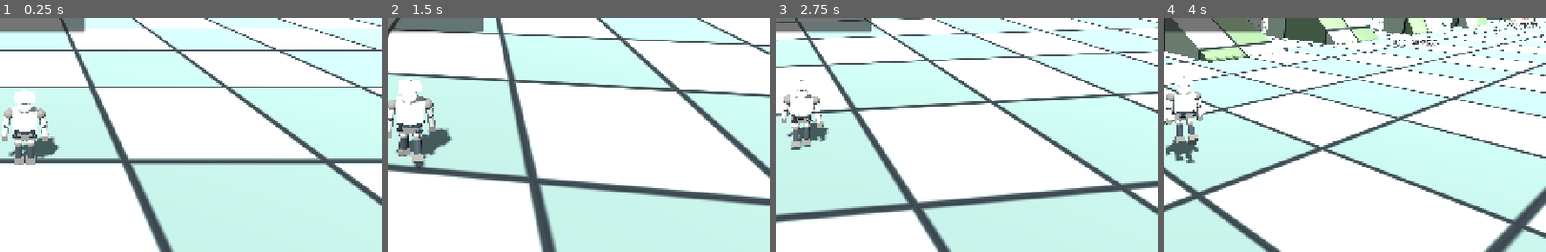
Above: before the commit, frames 1-4 (left to right).
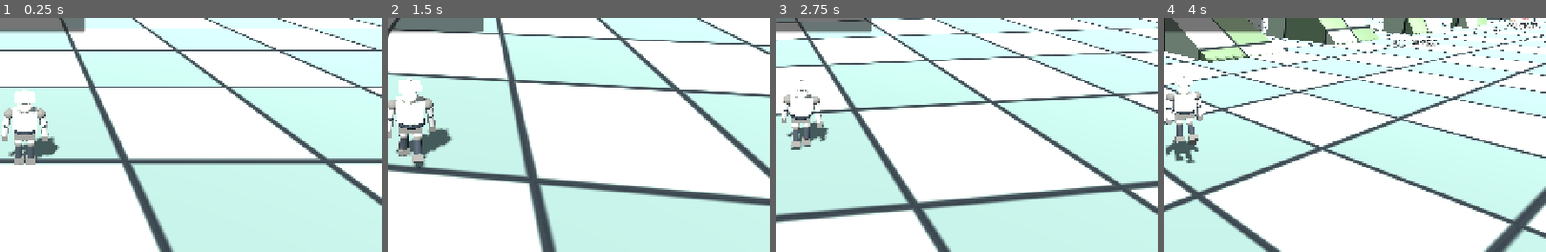
Above: after the commit, the same moments.

Repository: zzunlsj/cherpg
Game: Godot game, scene res://scenes/MotionLab.tscn
Two runs of this game, one before a commit and one after it. Both use one fixed random seed, a clock stepped at 60 frames per second and the inputs below.
Inputs (mouse positions are % of the whole screen's width and height, from its top left):
- Up to frame 1 (0.25 s): no input
- Up to frame 2 (1.5 s): tap Enter at 0.5 s; move the mouse to (55, 50) at 0.52 s; hold F 0.53-1.28 s; hold W from 0.53 s (still down); click (55, 50) at 0.67 s; tap Space at 0.77 s; move the mouse to (45, 50) at 1.27 s; tap O at 1.35 s
- Up to frame 3 (2.75 s): keep holding W; tap Space at 1.52 s; move the mouse to (52, 48) at 2.02 s; tap 1 at 2.1 s
- Up to frame 4 (4 s): keep holding W; move the mouse to (49, 52) at 2.77 s; tap 2 at 2.85 s; click (49, 52) at 2.92 s; tap Space at 3.02, 3.77 s; move the mouse to (57, 51) at 3.52 s; tap 3 at 3.6 s
The pictures show only the part of the screen within x 47-97%, y 31-81%; the shares and areas given below are measured in that part.

The runs differ from the first frame. In frame 1, 0.1% of the frame differs, in the area x 3-12%, y 47-60%; in frame 2, 0.2%, in the area x 2-13%, y 42-59%; in frame 3, 0.1%; in frame 4, 0.1%.

Commit message:
fix(animation): replace deforming ring/leg scale tweens with rigid-ring crossfade and fixed-length sliding anchor pieces

Diff:
--- a/godot/tests/motion_rotation_lab/scripts/direction_device.gd
+++ b/godot/tests/motion_rotation_lab/scripts/direction_device.gd
@@ -26,6 +26,9 @@
 var components: Array[Dictionary] = []
 var contact_cache: Array[Dictionary] = []
 var opening_ring: MeshInstance3D
+var stowed_ring: MeshInstance3D
+var rigid_open_material: StandardMaterial3D
+var rigid_closed_material: StandardMaterial3D
 var heading_pivot: Node3D
 var preview_root: Node3D
 var tile_outline_root: Node3D
@@ -41,18 +44,28 @@
 	silver = _mat(Color("738188"),0.48)
 	accent = _mat(Color("2b9aab"),0.25)
 	_make_torus("PermanentWaistBelt",0.206,0.023,dark)
-	opening_ring = _make_torus("ExpandingRing",OPEN_RADIUS,0.024,dark)
+	# The two rings are rigid, constant-radius objects. Crossfade assembly
+	# states instead of distorting a torus with animated scale.
+	rigid_closed_material = _mat(Color("38434a"),0.62)
+	rigid_open_material = _mat(Color("38434a"),0.62)
+	rigid_closed_material.transparency = BaseMaterial3D.TRANSPARENCY_ALPHA
+	rigid_open_material.transparency = BaseMaterial3D.TRANSPARENCY_ALPHA
+	stowed_ring = _make_torus("CollapsedRigidWaistRing",CLOSED_RADIUS,0.024,rigid_closed_material)
+	opening_ring = _make_torus("DeployedRigidWaistRing",OPEN_RADIUS,0.024,rigid_open_material)
 	_make_box(self,"FrontBuckle",Vector3(0,WAIST_Y,-0.207),Vector3(0.085,0.055,0.039),silver)
 	for i in range(4):
 		var angle: float = deg_to_rad(ANCHOR_ANGLES[i])
 		var rail := _make_box(self,"ACTUATOR_%d"%(i+1),Vector3.ZERO,Vector3(.455,.046,.046),silver)
 		var joint := _make_cylinder("JOINT_%d"%(i+1),0.040,0.06,dark)
-		var upper := _make_cylinder("ANCHOR_UPPER_%d"%(i+1),0.025,1.0,silver)
-		var lower := _make_cylinder("ANCHOR_LOWER_%d"%(i+1),0.018,1.0,silver)
+		# Rigid telescoping pieces: extension is measured by their overlap
+		# and translation, NEVER by lengthwise scaling.
+		var upper := _make_cylinder("ANCHOR_UPPER_%d"%(i+1),0.025,0.316,silver)
+		var lower := _make_cylinder("ANCHOR_LOWER_%d"%(i+1),0.018,0.31,silver)
+		var tip := _make_cylinder("ANCHOR_SLIDING_TIP_%d"%(i+1),0.014,0.28,silver)
 		var collar := _make_cylinder("ANCHOR_COLLAR_%d"%(i+1),0.035,0.069,dark)
 		var shoe := _make_cylinder("ANCHOR_FOOT_%d"%(i+1),FOOT_RADIUS,FOOT_THICKNESS,dark)
 		components.append({"angle":angle,"rail":rail,"joint":joint,"upper":upper,
-			"lower":lower,"collar":collar,"shoe":shoe})
+			"lower":lower,"tip":tip,"collar":collar,"shoe":shoe})
 	heading_pivot = Node3D.new()
 	heading_pivot.name = "ChessHeadingMarker_NoBodyYaw"
 	add_child(heading_pivot)
@@ -322,45 +335,67 @@
 			"normal":normal,"stroke":length,"correction":highest_correction})
 	return {"ok":true,"reason":"ALL FOUR FEET SUPPORTED","contacts":contacts}
 
-func _apply_pose(ring_frac: float,anchor_frac: float) -> void:
+func _apply_pose(ring_frac: float, anchor_frac: float) -> void:
 	if opening_ring == null:
 		return
-	var r := lerpf(CLOSED_RADIUS,OPEN_RADIUS,ring_frac)
-	opening_ring.scale = Vector3(r/OPEN_RADIUS,r/OPEN_RADIUS,r/OPEN_RADIUS)
+	# NO runtime scale anywhere: ring sizes and rod lengths are immutable.
+	# Small waist ring fades out as the larger rigid assembly fades in.
+	var closed_alpha: float = 1.0-smoothstep(0.13,0.72,ring_frac)
+	var open_alpha: float = smoothstep(0.30,0.96,ring_frac)
+	var closed_color: Color = rigid_closed_material.albedo_color
+	closed_color.a = closed_alpha
+	rigid_closed_material.albedo_color = closed_color
+	var open_color: Color = rigid_open_material.albedo_color
+	open_color.a = open_alpha
+	rigid_open_material.albedo_color = open_color
+	stowed_ring.visible = closed_alpha > 0.01
+	opening_ring.visible = open_alpha > 0.01
+	heading_pivot.visible = ring_frac > 0.35
 	heading_pivot.rotation.y = heading_visual
-	heading_pivot.scale = Vector3.ONE * (r/OPEN_RADIUS)
 	for i in range(4):
 		var row: Dictionary = components[i]
 		var a: float = row["angle"]
 		var dx: float = cos(a)
 		var dz: float = -sin(a)
-		var rail_length := lerpf(0.045,0.455,ring_frac)
-		var distance := lerpf(0.225,OPEN_RADIUS,ring_frac)
-		var radial_center := lerpf(.213,.45,ring_frac)
+		var distance: float = lerpf(0.225,OPEN_RADIUS,ring_frac)
+		var radial_center: float = lerpf(.213,.45,ring_frac)
 		var rail: MeshInstance3D = row["rail"]
+		# Every box's original mesh dimensions are held constant.
 		rail.position = Vector3(radial_center*dx,WAIST_Y,radial_center*dz)
 		rail.rotation.y = a
-		rail.scale = Vector3(rail_length/.455,1,1)
+		rail.visible = ring_frac > .10
 		var hinge: MeshInstance3D = row["joint"]
 		hinge.position = Vector3(distance*dx,WAIST_Y,distance*dz)
+		hinge.visible = ring_frac > .10
 		var upper: MeshInstance3D = row["upper"]
 		var lower: MeshInstance3D = row["lower"]
+		var tip: MeshInstance3D = row["tip"]
 		var collar: MeshInstance3D = row["collar"]
 		var shoe: MeshInstance3D = row["shoe"]
-		var ground_center_y := 0.055
+		var ground_center_y: float = 0.055
 		var ground_normal := Vector3.UP
 		if contact_cache.size() == 4:
 			ground_center_y = float(contact_cache[i]["center_y"])
 			ground_normal = contact_cache[i]["normal"]
-		var top_end := WAIST_Y-0.012
-		upper.position = Vector3(distance*dx,lerpf(WAIST_Y-.02,(top_end+COLLAR_Y)*.5,anchor_frac),distance*dz)
-		upper.scale = Vector3(1,lerpf(.045,top_end-COLLAR_Y,anchor_frac),1)
-		collar.position = Vector3(distance*dx,lerpf(WAIST_Y-.055,COLLAR_Y,anchor_frac),distance*dz)
-		collar.scale = Vector3(1,lerpf(.35,1,anchor_frac),1)
-		var bottom_top := ground_center_y+FOOT_THICKNESS*.5
-		var bar_end := lerpf(WAIST_Y-.07,bottom_top,anchor_frac)
-		lower.position = Vector3(distance*dx,lerpf(WAIST_Y-.07,(COLLAR_Y+bottom_top)*.5,anchor_frac),distance*dz)
-		lower.scale = Vector3(1,lerpf(.045,maxf(.01,COLLAR_Y-bar_end),anchor_frac),1)
-		shoe.position = Vector3(distance*dx,lerpf(WAIST_Y-.1,ground_center_y,anchor_frac),distance*dz)
-		shoe.scale = Vector3(1,lerpf(.05,1.0,anchor_frac),1)
-		shoe.quaternion = Quaternion.IDENTITY.slerp(Quaternion(Vector3.UP,ground_normal),anchor_frac)
+		var top_end: float = WAIST_Y-0.012
+		var bottom_top: float = ground_center_y+FOOT_THICKNESS*.5
+		# Fixed-length sections slide over one another. At full extension,
+		# upper spans top_end→COLLAR_Y, lower spans collar→0.11m, and the
+		# tip reaches the actual floor. Varying stroke alters only overlap.
+		upper.position = Vector3(distance*dx,
+			lerpf(WAIST_Y-.02,(top_end+COLLAR_Y)*.5,anchor_frac),distance*dz)
+		lower.position = Vector3(distance*dx,
+			lerpf(WAIST_Y-.07,COLLAR_Y-.155,anchor_frac),distance*dz)
+		tip.position = Vector3(distance*dx,
+			lerpf(WAIST_Y-.10,bottom_top+.14,anchor_frac),distance*dz)
+		collar.position = Vector3(distance*dx,
+			lerpf(WAIST_Y-.055,COLLAR_Y,anchor_frac),distance*dz)
+		shoe.position = Vector3(distance*dx,
+			lerpf(WAIST_Y-.1,ground_center_y,anchor_frac),distance*dz)
+		upper.visible = anchor_frac > 0.10
+		lower.visible = anchor_frac > 0.10
+		tip.visible = anchor_frac > 0.15
+		collar.visible = anchor_frac > 0.10
+		shoe.visible = anchor_frac > 0.13
+		shoe.quaternion = Quaternion.IDENTITY.slerp(
+			Quaternion(Vector3.UP,ground_normal),anchor_frac)
